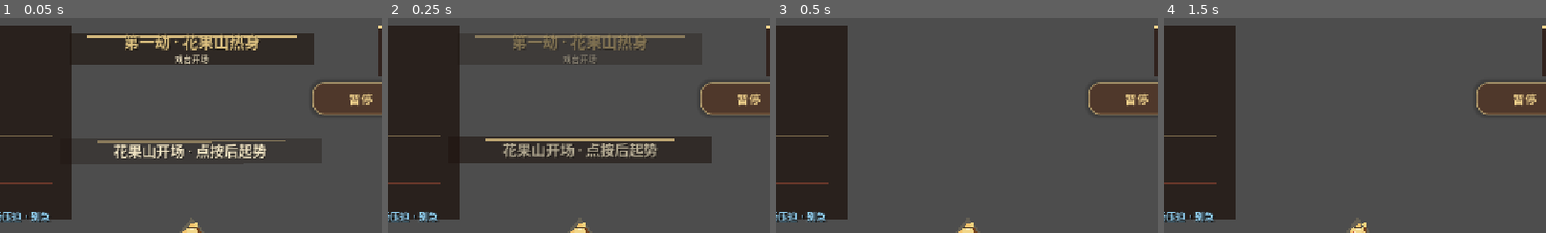
Above: before the commit, frames 1-4 (left to right).
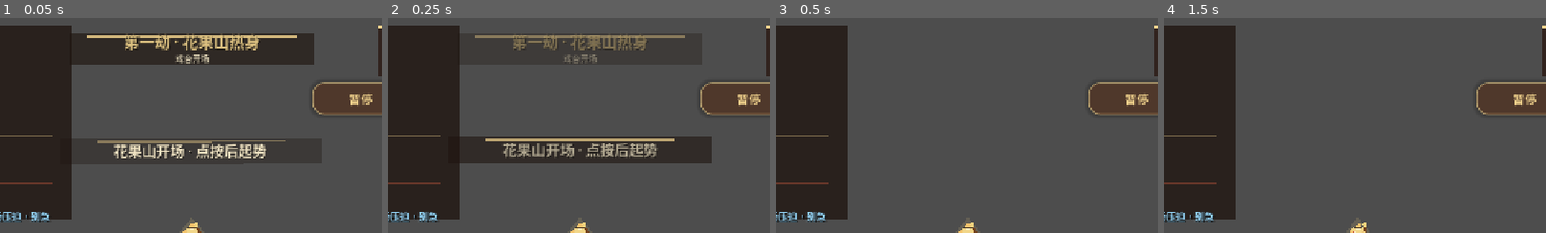
Above: after the commit, the same moments.

Repository: clhwbd/survivor-demo
Game: Godot game, scene res://scenes/main.tscn
The game is run twice, just before and just after one commit, with the same random seed, the same clock (stepped at 60 frames per second) and the same inputs.
Inputs (mouse positions are % of the whole screen's width and height, from its top left):
- Up to frame 1 (0.05 s): no input
- Up to frame 2 (0.25 s): no input
- Up to frame 3 (0.5 s): no input
- Up to frame 4 (1.5 s): tap Enter at 0.5 s; move the mouse to (72, 45) at 0.52 s; hold D (move_right) 0.53-1.25 s; tap Space (dash_run) at 0.6 s; click (72, 45) at 0.67 s; drag from (30, 55) to (45, 70) at 1.27 s
The pictures show only the part of the screen within x 25-75%, y 0-50%; the shares and areas given below are measured in that part.

The runs differ from the first frame. In frame 1, 0.2% of the frame differs, in the area x 45-55%, y 16-22%; in frame 2, less than 0.1%; in frame 3, nothing differs; in frame 4, nothing differs.

Commit message:
feat: tune hud layout scene for ui pass

Diff:
--- a/game/scenes/main.tscn
+++ b/game/scenes/main.tscn
@@ -224,8 +224,8 @@
 visible = false
 layout_mode = 0
 offset_left = 48.0
-offset_top = 34.0
-offset_right = 512.0
+offset_top = 32.0
+offset_right = 514.0
 offset_bottom = 64.0
 horizontal_alignment = 1
 vertical_alignment = 1
